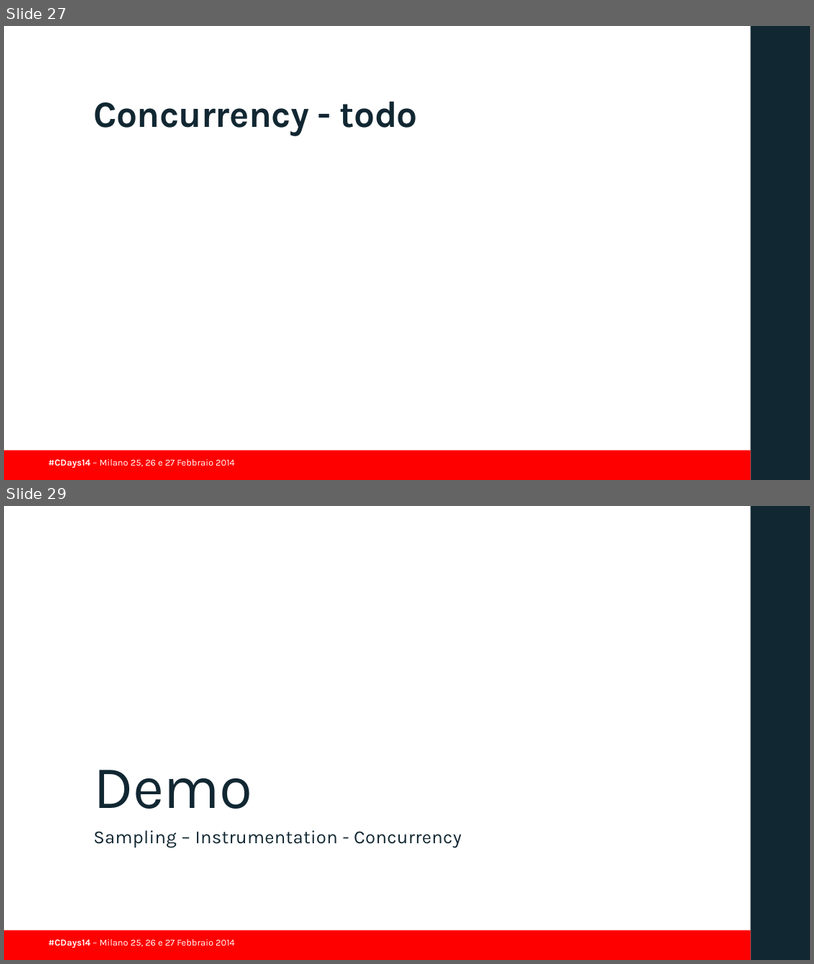
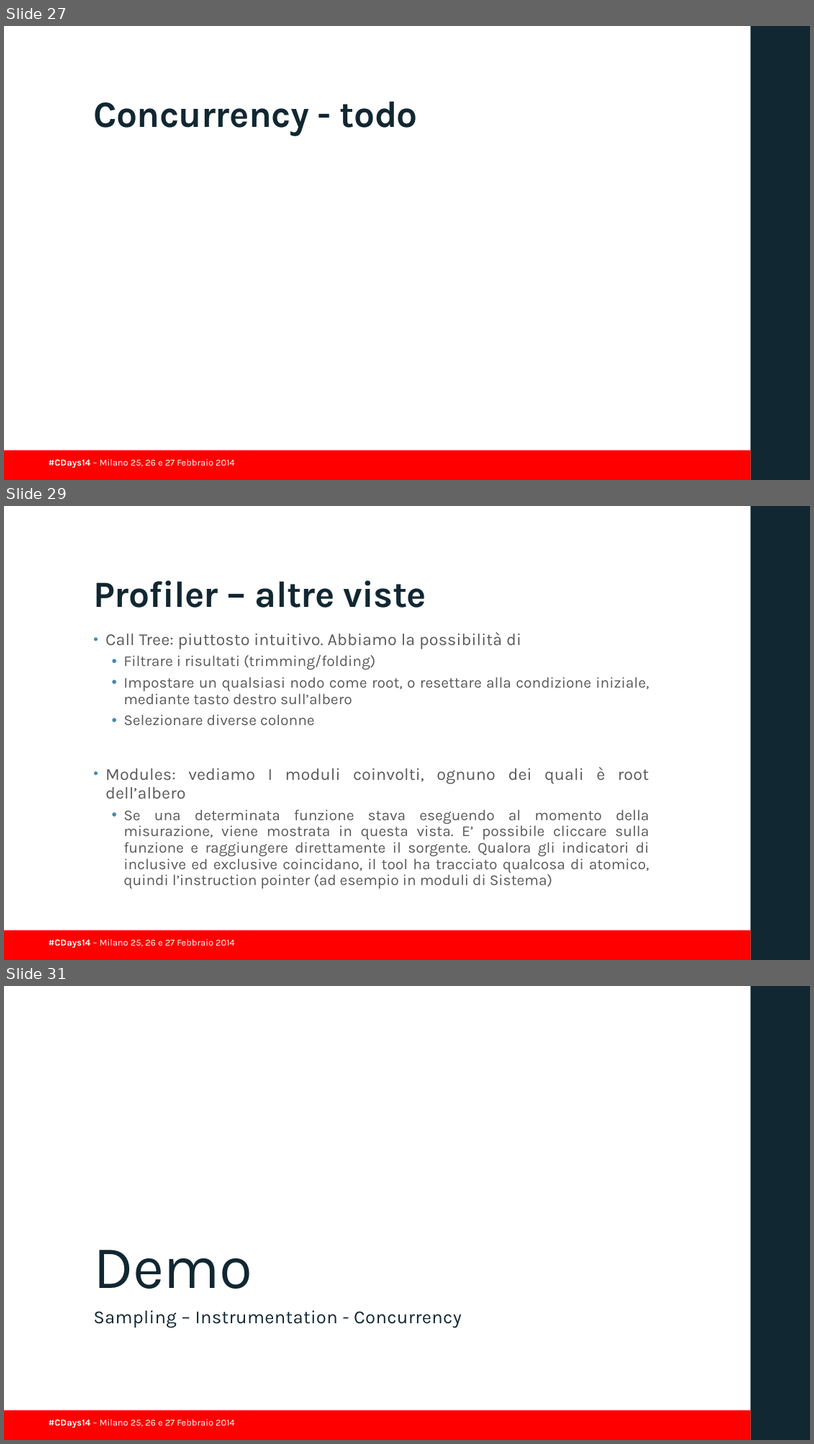
Before and after one commit to guidop/CDays14, a slide deck: presentazioneCDAYS2014.pptx. Shown one above the other, each under a label of ours: slides 27 and 29 before the commit, slides 27, 29 and 31 after it; the slides between them are not shown. The pictures are 814x964 and 814x1444 pixels, drawn with LibreOffice and Linux fonts; fonts in the diff are those of the drawing; background and template pictures are left out. Boxes give left, top, right and bottom in pixels: in the first picture for what was removed or moved away, otherwise in the second. Text is boxed around its words. In the diff, an @@ line names an element or a change of style, - is before the commit and + after.

Commit message:
update presentazione

```diff
--- a/presentazioneCDAYS2014.pptx
+++ b/presentazioneCDAYS2014.pptx
@@ slide 29 added at box(4, 506, 810, 960), background #FFFFFF; not listed: 3 template elements that a slide beside it also shows @@
@@ title added at box(93, 580, 427, 608), 44 pt, text #112732, bold @@
+Profiler – altre viste
@@ text added at box(106, 632, 650, 888), 18 pt, text #595959 @@
+• Call Tree: piuttosto intuitivo. Abbiamo la possibilità di
+  • Filtrare i risultati (trimming/folding)
+  • Impostare un qualsiasi nodo come root, o resettare alla condizione iniziale, mediante tasto destro sull’albero
+  • Selezionare diverse colonne
+• Modules: vediamo I moduli coinvolti, ognuno dei quali è root dell’albero
+  • Se una determinata funzione stava eseguendo al momento della misurazione, viene mostrata in questa vista. E’ possibile cliccare sulla funzione e raggiungere direttamente il sorgente. Qualora gli indicatori di inclusive ed exclusive coincidano, il tool ha tracciato qualcosa di atomico, quindi l’instruction pointer (ad esempio in moduli di Sistema)
@@ what was slide 29 is now slide 31 @@
```
Also in this commit, not shown: 1 slide changed, 1 other slide added.
